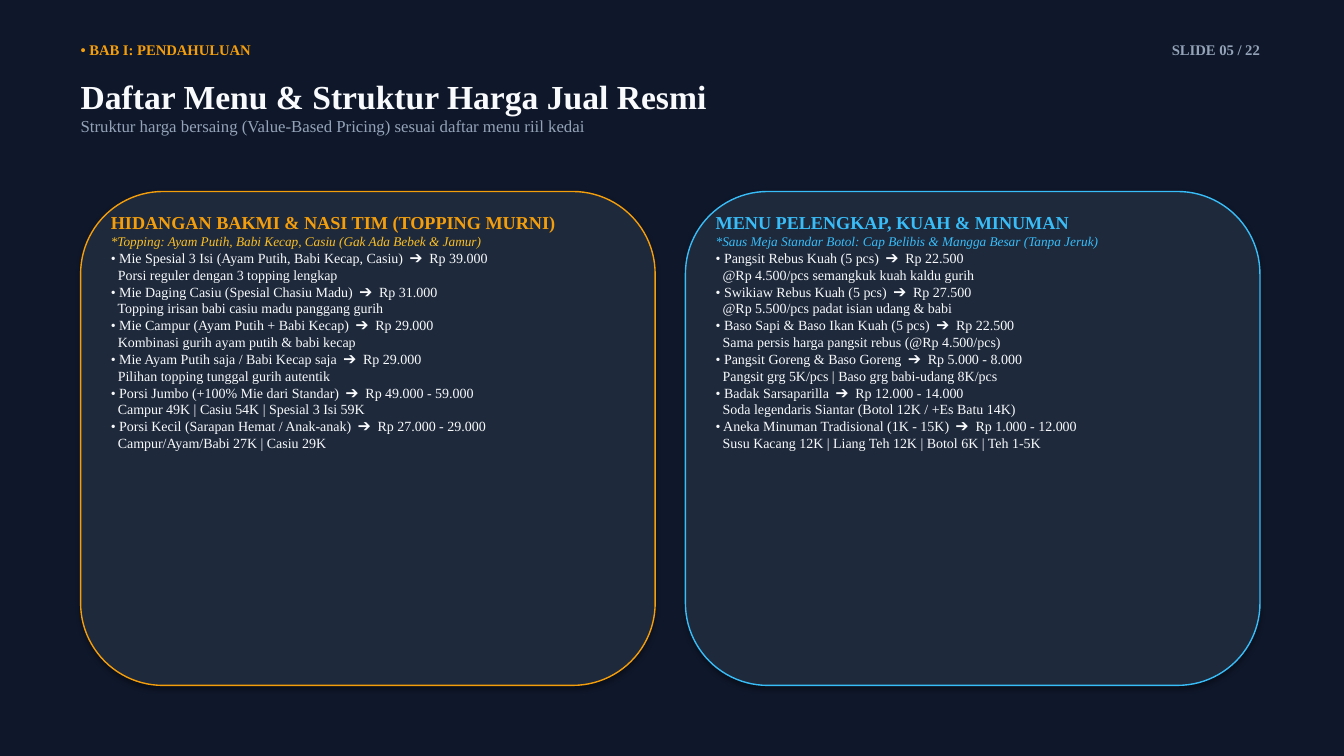
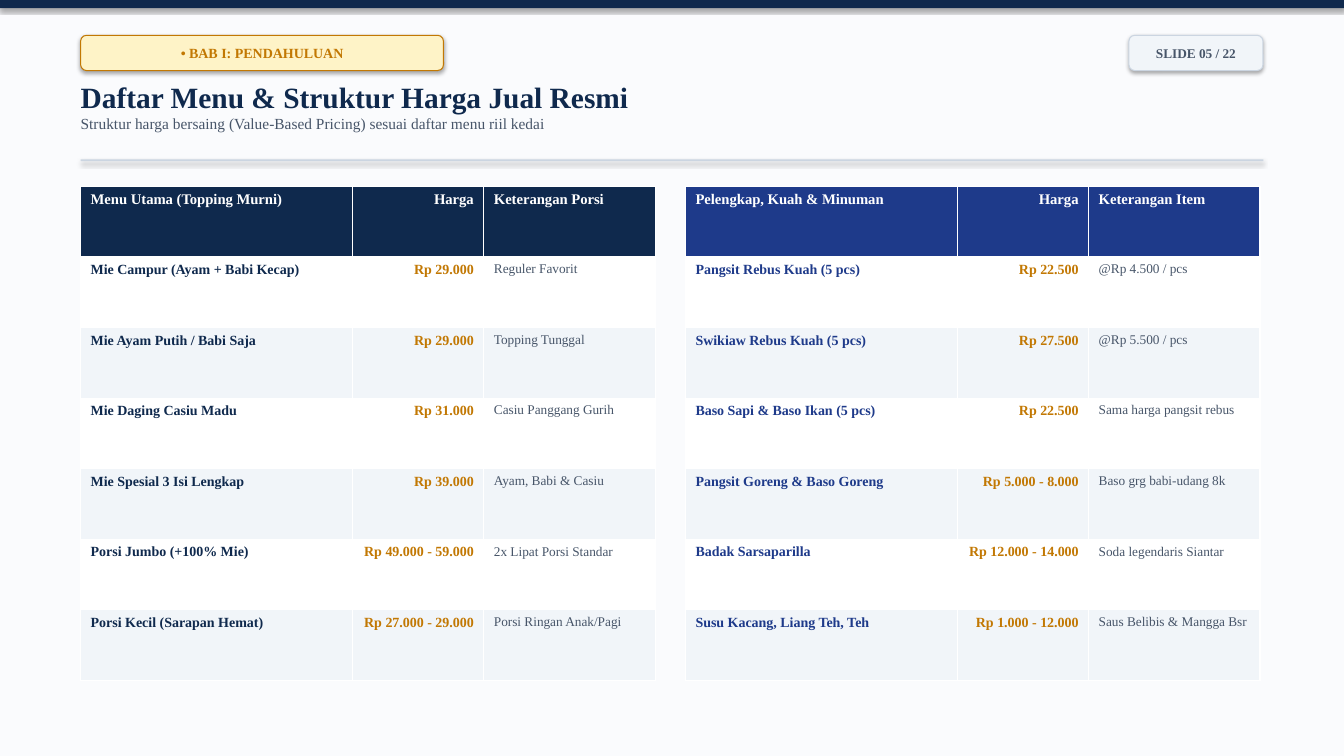
Before and after one commit to arthurfreelanceinquiries-alt/SKB-Bakmi-Mimu, a slide deck: slide 5 of 01_TUGAS_FINAL_BAKMI_MIMU/Presentasi_SKB_Bakmi_Mimu_Carina_Sayang.pptx. Drawn at 1344x756 pixels with LibreOffice and Linux fonts; fonts in the diff are those of the drawing. Boxes give left, top, right and bottom in pixels: in the first picture for what was removed or moved away, otherwise in the second. Text is boxed around its words. In the diff, an @@ line names an element or a change of style, - is before the commit and + after.

```diff
--- a/01_TUGAS_FINAL_BAKMI_MIMU/Presentasi_SKB_Bakmi_Mimu_Carina_Sayang.pptx
+++ b/01_TUGAS_FINAL_BAKMI_MIMU/Presentasi_SKB_Bakmi_Mimu_Carina_Sayang.pptx
@@ rectangle at (x1=0, y1=0, x2=1344, y2=756): fill #0F172A to #FAFBFD @@
@@ rectangle added at (x1=0, y1=0, x2=1344, y2=8), fill #0F294D @@
@@ rounded rectangle "• BAB I: PENDAHULUAN" resized from (x1=89, y1=45, x2=251, y2=55) to (x1=81, y1=35, x2=444, y2=71) @@
@@ rounded rectangle "• BAB I: PENDAHULUAN" at (x1=81, y1=35, x2=444, y2=71): size 10.5 to 10 pt, text colour #F59E0B to #C27803; alignment left to centre; vertical alignment top to middle; fill none to #FEF3C7; outline none to #C27803 0.75 pt; shadow on @@
@@ rounded rectangle "SLIDE 05 / 22" resized from (x1=1172, y1=45, x2=1260, y2=55) to (x1=1129, y1=35, x2=1263, y2=71) @@
@@ rounded rectangle "SLIDE 05 / 22" at (x1=1129, y1=35, x2=1263, y2=71): size 10.5 to 9.5 pt, text colour #94A3B8 to #475569; alignment right to centre; vertical alignment top to middle; fill none to #F1F5F9; outline none to #CBD5E1 0.75 pt; shadow on @@
@@ text "Daftar Menu & Struktur Harga ..." at (x1=81, y1=87, x2=628, y2=133): size 24 to 21 pt, text colour #F8FAFC to #0F294D in "Daftar Menu & Struktur Harga Jual Resmi"; size 12 to 11 pt, text colour #94A3B8 to #475569 in "Struktur harga bersaing (Value-Based Pricing) sesuai daftar ..." @@
@@ rectangle added at (x1=81, y1=159, x2=1263, y2=161), fill #CBD5E1 @@
@@ rounded rectangle removed at (x1=81, y1=192, x2=655, y2=686) @@
@@ table added at (x1=81, y1=187, x2=655, y2=681), 7 rows, 3 columns @@
+Menu Utama (Topping Murni) | Harga | Keterangan Porsi
+Mie Campur (Ayam + Babi Kecap) | Rp 29.000 | Reguler Favorit
+Mie Ayam Putih / Babi Saja | Rp 29.000 | Topping Tunggal
+Mie Daging Casiu Madu | Rp 31.000 | Casiu Panggang Gurih
+Mie Spesial 3 Isi Lengkap | Rp 39.000 | Ayam, Babi & Casiu
+Porsi Jumbo (+100% Mie) | Rp 49.000 - 59.000 | 2x Lipat Porsi Standar
+Porsi Kecil (Sarapan Hemat) | Rp 27.000 - 29.000 | Porsi Ringan Anak/Pagi
@@ rounded rectangle removed at (x1=686, y1=192, x2=1260, y2=686) @@
@@ table added at (x1=686, y1=187, x2=1260, y2=681), 7 rows, 3 columns @@
+Pelengkap, Kuah & Minuman | Harga | Keterangan Item
+Pangsit Rebus Kuah (5 pcs) | Rp 22.500 | @Rp 4.500 / pcs
+Swikiaw Rebus Kuah (5 pcs) | Rp 27.500 | @Rp 5.500 / pcs
+Baso Sapi & Baso Ikan (5 pcs) | Rp 22.500 | Sama harga pangsit rebus
+Pangsit Goreng & Baso Goreng | Rp 5.000 - 8.000 | Baso grg babi-udang 8k
+Badak Sarsaparilla | Rp 12.000 - 14.000 | Soda legendaris Siantar
+Susu Kacang, Liang Teh, Teh | Rp 1.000 - 12.000 | Saus Belibis & Mangga Bsr
@@ text removed at (x1=111, y1=216, x2=556, y2=451) @@
-HIDANGAN BAKMI & NASI TIM (TOPPING MURNI)
-*Topping: Ayam Putih, Babi Kecap, Casiu (Gak Ada Bebek & Jamur)
-• Mie Spesial 3 Isi (Ayam Putih, Babi Kecap, Casiu) ➔ Rp 39.000
-Porsi reguler dengan 3 topping lengkap
-• Mie Daging Casiu (Spesial Chasiu Madu) ➔ Rp 31.000
-Topping irisan babi casiu madu panggang gurih
-• Mie Campur (Ayam Putih + Babi Kecap) ➔ Rp 29.000
-Kombinasi gurih ayam putih & babi kecap
-• Mie Ayam Putih saja / Babi Kecap saja ➔ Rp 29.000
-Pilihan topping tunggal gurih autentik
-• Porsi Jumbo (+100% Mie dari Standar) ➔ Rp 49.000 - 59.000
-Campur 49K | Casiu 54K | Spesial 3 Isi 59K
-• Porsi Kecil (Sarapan Hemat / Anak-anak) ➔ Rp 27.000 - 29.000
-Campur/Ayam/Babi 27K | Casiu 29K
@@ text removed at (x1=716, y1=217, x2=1098, y2=451) @@
-MENU PELENGKAP, KUAH & MINUMAN
-*Saus Meja Standar Botol: Cap Belibis & Mangga Besar (Tanpa Jeruk)
-• Pangsit Rebus Kuah (5 pcs) ➔ Rp 22.500
-@Rp 4.500/pcs semangkuk kuah kaldu gurih
-• Swikiaw Rebus Kuah (5 pcs) ➔ Rp 27.500
-@Rp 5.500/pcs padat isian udang & babi
-• Baso Sapi & Baso Ikan Kuah (5 pcs) ➔ Rp 22.500
-Sama persis harga pangsit rebus (@Rp 4.500/pcs)
-• Pangsit Goreng & Baso Goreng ➔ Rp 5.000 - 8.000
-Pangsit grg 5K/pcs | Baso grg babi-udang 8K/pcs
-• Badak Sarsaparilla ➔ Rp 12.000 - 14.000
-Soda legendaris Siantar (Botol 12K / +Es Batu 14K)
-• Aneka Minuman Tradisional (1K - 15K) ➔ Rp 1.000 - 12.000
-Susu Kacang 12K | Liang Teh 12K | Botol 6K | Teh 1-5K
```
Also in this commit, not shown: 21 other slides changed, 2 other files.
